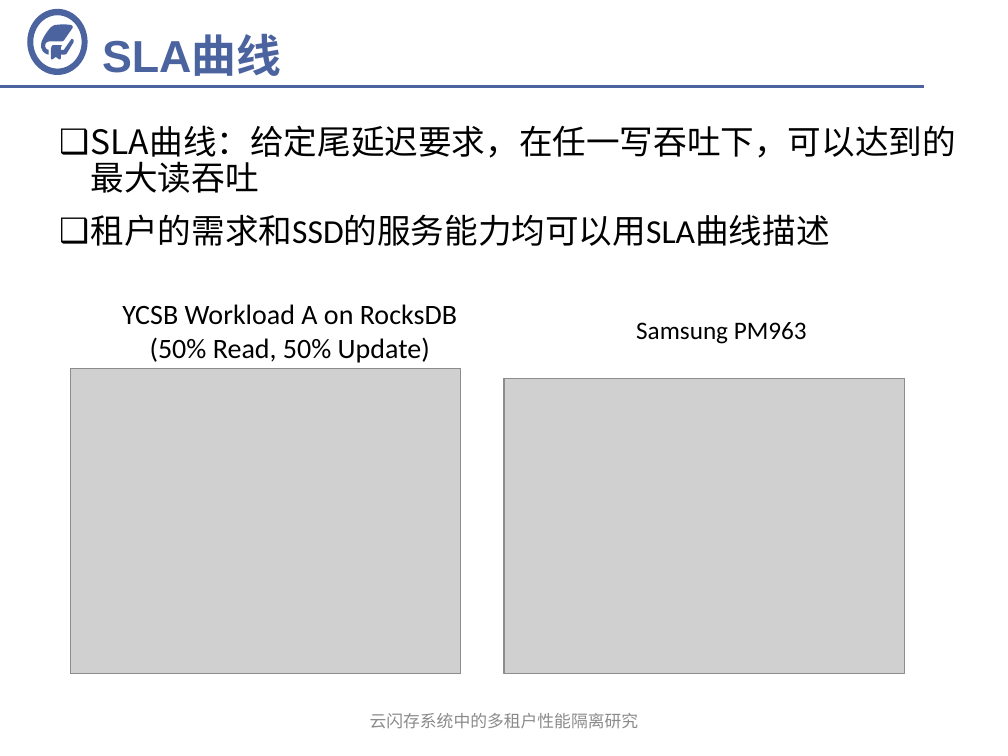
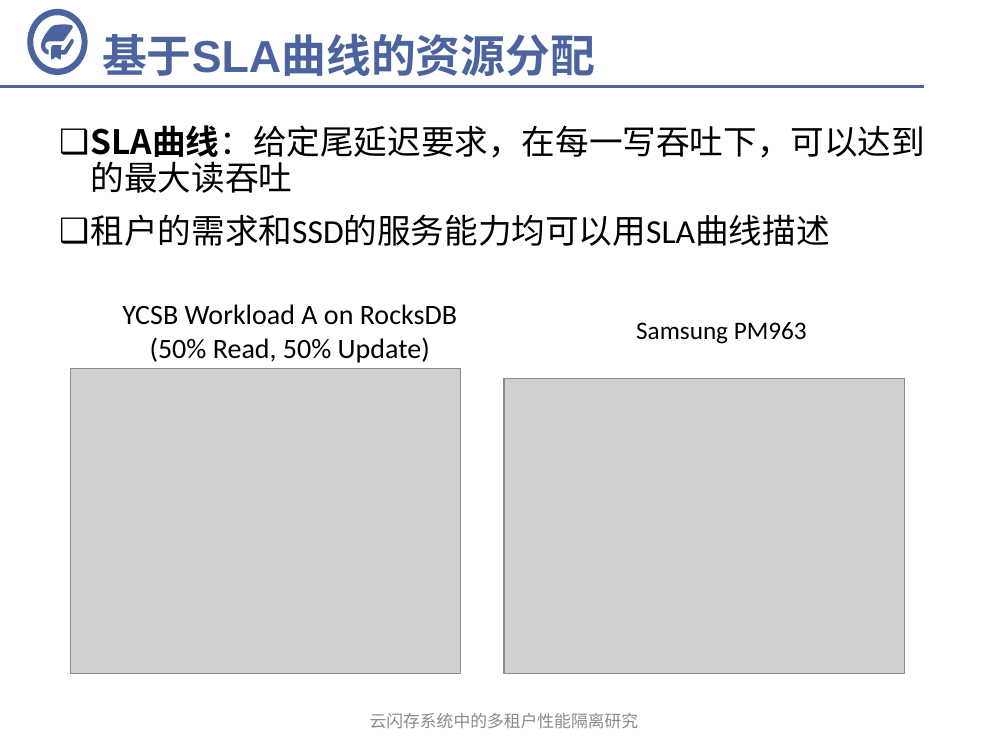
Before and after one commit to fandahao17/undergrad-thesis, a slide deck: slide 12 of 答辩.pptx (slide 11 before the commit). Drawn at 1008x756 pixels with LibreOffice and Linux fonts; fonts in the diff are those of the drawing; grey boxes stand for pictures; background and template pictures are left out. Boxes give left, top, right and bottom in pixels: in the first picture for what was removed or moved away, otherwise in the second. Text is boxed around its words. In the diff, an @@ line names an element or a change of style, - is before the commit and + after.

```diff
--- a/答辩.pptx
+++ b/答辩.pptx
@@ title at bbox=[102, 34, 595, 76]: text changed @@
-SLA曲线
+基于SLA曲线的资源分配
@@ text at bbox=[91, 125, 926, 193]: text changed @@
-❑ SLA曲线：给定尾延迟要求，在任一写吞吐下，可以达到的最大读吞吐
+❑ SLA曲线：给定尾延迟要求，在每一写吞吐下，可以达到的最大读吞吐
```
Also in this commit, not shown: 10 other slides changed, 2 slides added, 1 slide removed.
